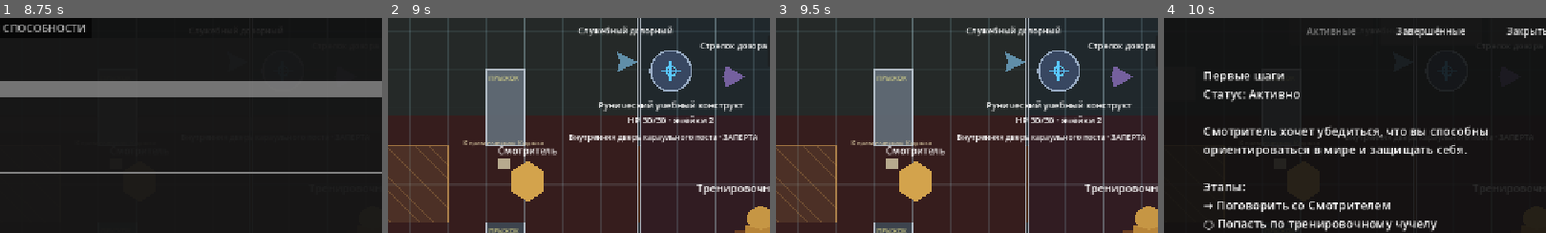
Above: before the commit, frames 1-4 (left to right).
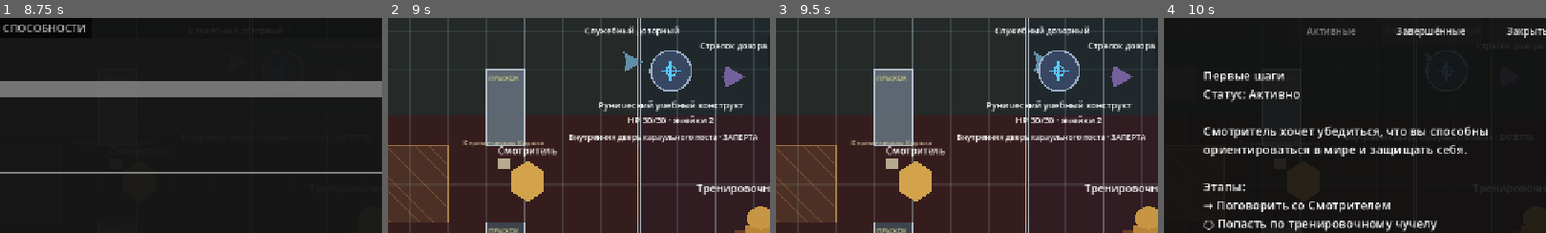
Above: after the commit, the same moments.

Repository: eretenkodaniil16-rgb/rpg-project
Game: Godot game, scene res://scenes/game/game.tscn
The game is run twice, just before and just after one commit, with the same random seed, the same clock (stepped at 60 frames per second) and the same inputs. This scene is started directly instead of the project's main scene.
Inputs (mouse positions are % of the whole screen's width and height, from its top left):
- Up to frame 1 (8.75 s): click "ДЕЙСТВИЯ" at 0.5 s; click "МЕНЮ" at 1.25 s; click "Новая игра" at 2 s; click (50, 33) at 2.77 s; type "Alex" at 2.85 s; click "В главное меню" at 3.5 s; click "Новая игра" at 4.25 s; click (50, 33) at 5.02 s; type "Alex" at 5.1 s; click "В меню" at 5.75 s; click "Продолжить" at 6.5 s; click "ПРЫЖОК" at 7.25 s; click "ПЕРСОНАЖ" at 8 s
- Up to frame 2 (9 s): click "ЗАКРЫТЬ" at 8.75 s
- Up to frame 3 (9.5 s): no input
- Up to frame 4 (10 s): click "ЗАДАНИЯ" at 9.5 s
The pictures show only the part of the screen within x 36-86%, y 12-62%; the shares and areas given below are measured in that part.

Frame 1 is identical in both runs. In frame 2, 0.8% of the frame differs, in the area x 50-77%, y 3-25%; in frame 3, 1.0%, in the area x 50-82%, y 3-25%; in frame 4, less than 0.1%.

Commit message:
fix: suppress hostile alert broadcast from neutral caretaker

Diff:
--- a/scripts/game/game_guard_post_two_room_runtime.gd
+++ b/scripts/game/game_guard_post_two_room_runtime.gd
@@ -25,6 +25,12 @@
 	_ensure_two_room_migration()
 	super._ready()
 	_sync_room_from_persistent_state()
+
+
+func _broadcast_actor_alert(actor: Node, record: Dictionary) -> void:
+	if _caretaker_should_remain_neutral(actor):
+		return
+	super._broadcast_actor_alert(actor, record)
 
 
 func _begin_combat_from_alert(actor: Node, record: Dictionary) -> void:
